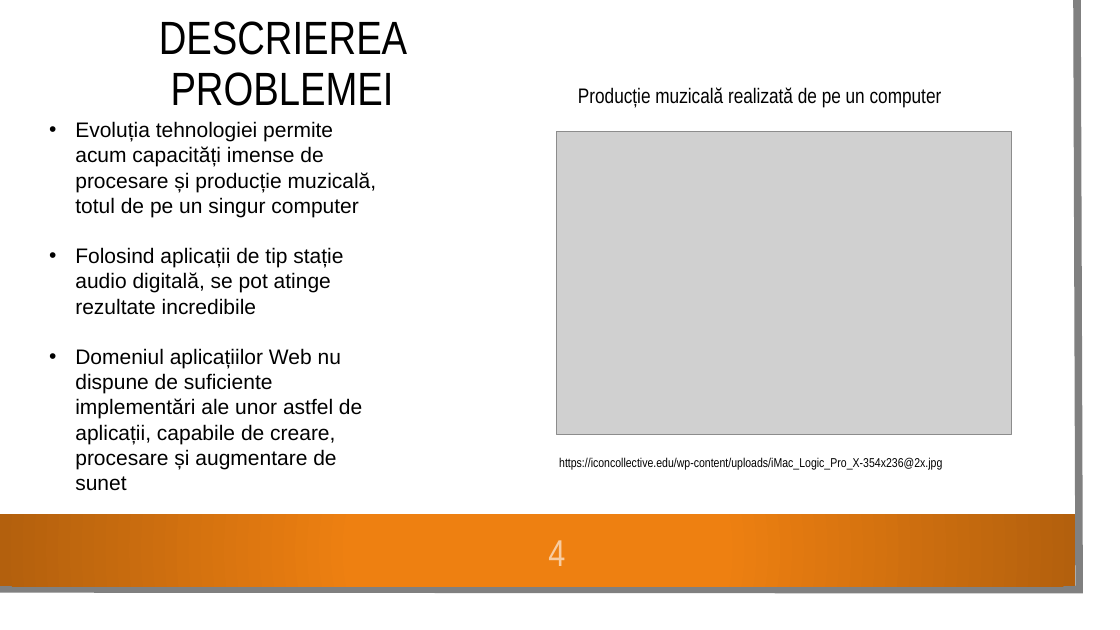
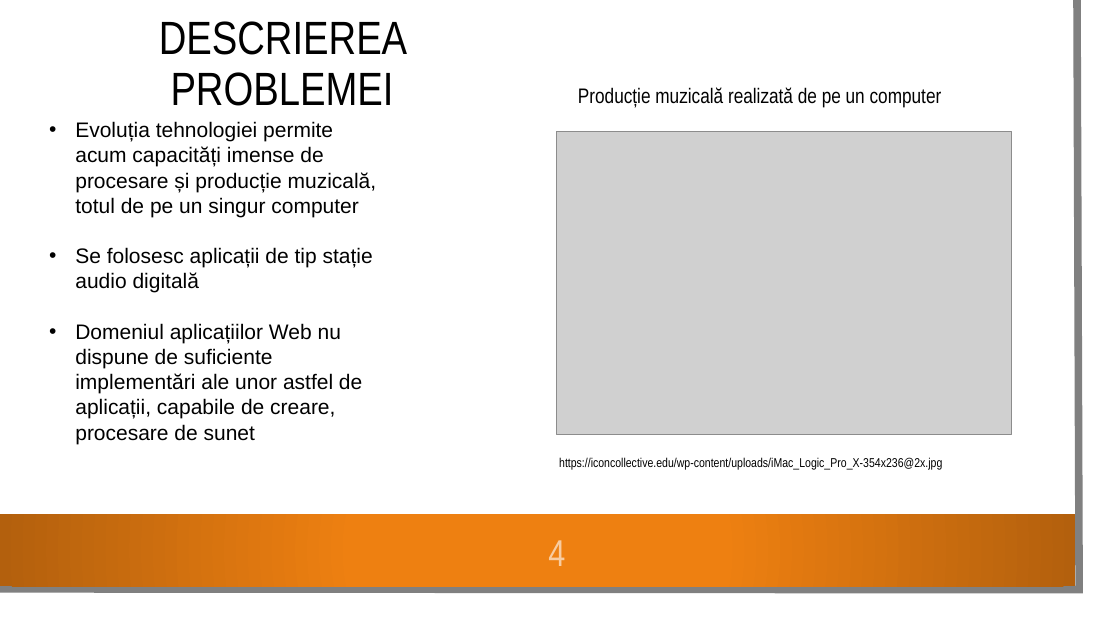
Before and after one commit to paulscutaru/SoundMaker, a slide deck: slide 4 of public/documentation/prezentare.pptx. Drawn at 1120x630 pixels with LibreOffice and Linux fonts; fonts in the diff are those of the drawing; grey boxes stand for pictures; background and template pictures are left out. Boxes give left, top, right and bottom in pixels: in the first picture for what was removed or moved away, otherwise in the second. Text is boxed around its words. In the diff, an @@ line names an element or a change of style, - is before the commit and + after.

```diff
--- a/public/documentation/prezentare.pptx
+++ b/public/documentation/prezentare.pptx
@@ text at [75,247,373,444]: text changed @@
-• Folosind aplicații de tip stație audio digitală, se pot atinge rezultate incredibile
-• Domeniul aplicațiilor Web nu dispune de suficiente implementări ale unor astfel de aplicații, capabile de creare, procesare și augmentare de sunet
+• Se folosesc aplicații de tip stație audio digitală
+• Domeniul aplicațiilor Web nu dispune de suficiente implementări ale unor astfel de aplicații, capabile de creare, procesare de sunet
```
Also in this commit, not shown: 2 other slides changed, 2 other files.
